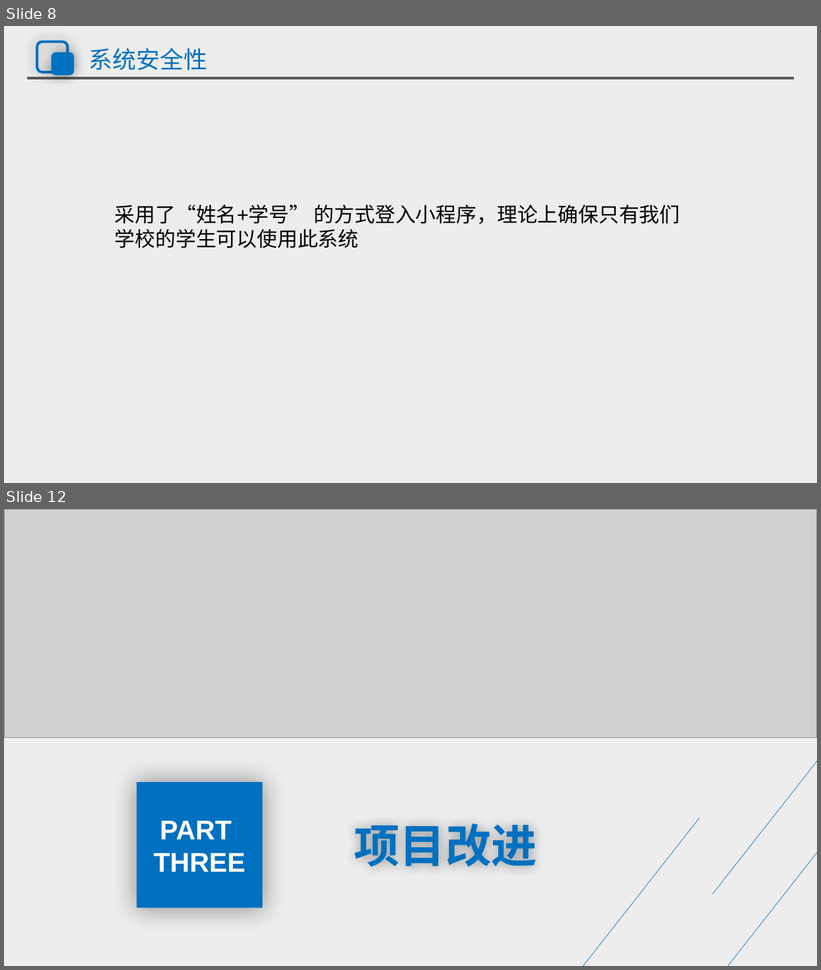
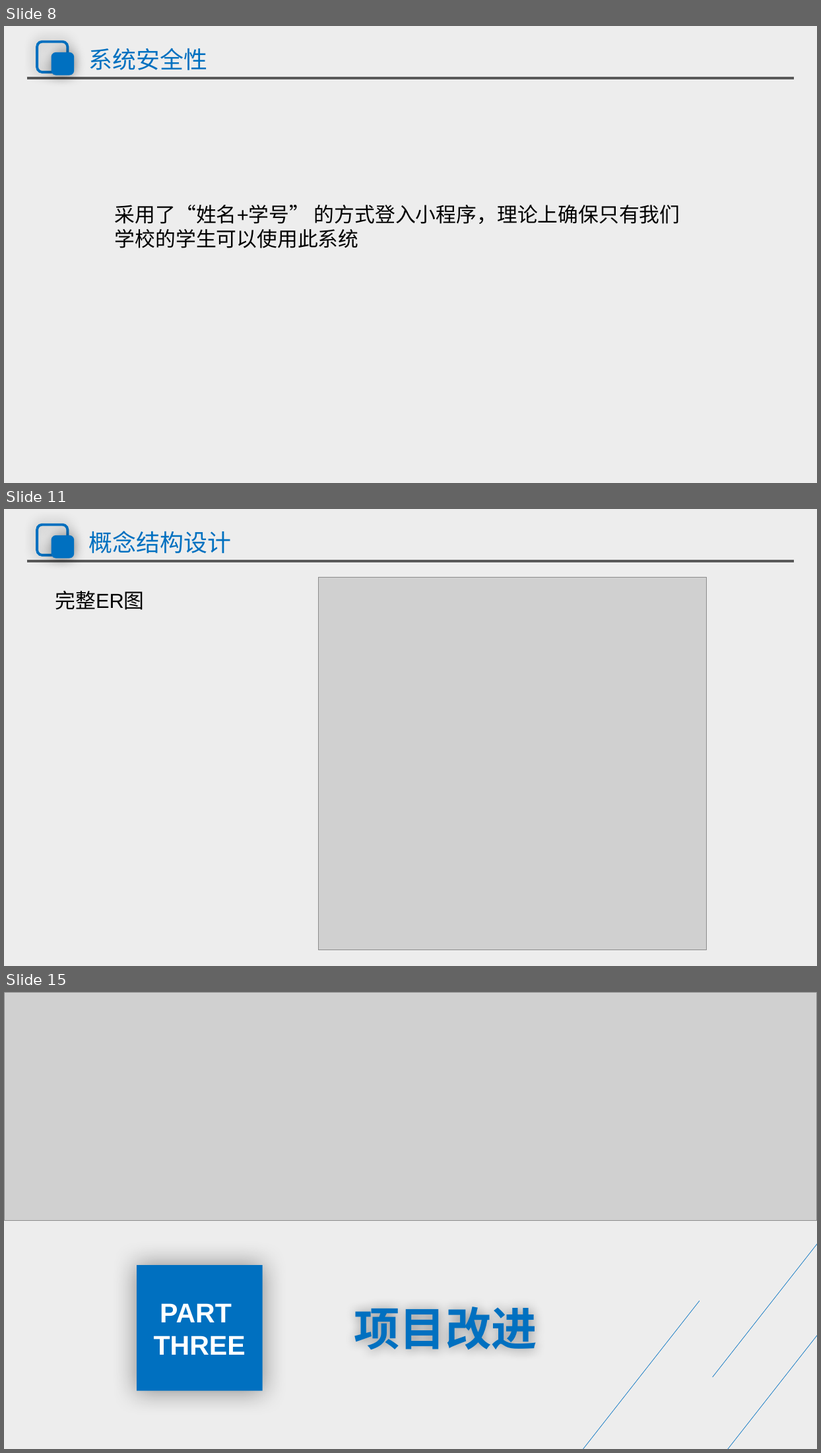
Before and after one commit to group21-sudo/practice_project, a slide deck: 座位检测预约系统_系统设计和数据库设计答辩.pptx. Shown one above the other, each under a label of ours: slides 8 and 12 before the commit, slides 8, 11 and 15 after it; the slides between them are not shown. The pictures are 821x970 and 821x1453 pixels, drawn with LibreOffice and Linux fonts; fonts in the diff are those of the drawing; grey boxes stand for pictures. Boxes give left, top, right and bottom in pixels: in the first picture for what was removed or moved away, otherwise in the second. Text is boxed around its words. In the diff, an @@ line names an element or a change of style, - is before the commit and + after.

```diff
--- a/座位检测预约系统_系统设计和数据库设计答辩.pptx
+++ b/座位检测预约系统_系统设计和数据库设计答辩.pptx
@@ slide 11 added at (x1=4, y1=509, x2=817, y2=966), background #FFFFFF; not listed: 4 template elements that a slide beside it also shows @@
@@ title added at (x1=89, y1=531, x2=231, y2=553), 28 pt, text #0070C0 @@
+概念结构设计
@@ picture added at (x1=319, y1=578, x2=707, y2=951) @@
@@ text added at (x1=55, y1=591, x2=145, y2=610), 24 pt, text #000000 @@
+完整ER图
@@ what was slide 12 is now slide 15 @@
```
Also in this commit, not shown: 10 slides changed, 13 other slides added, 8 slides removed, 1 other file.
